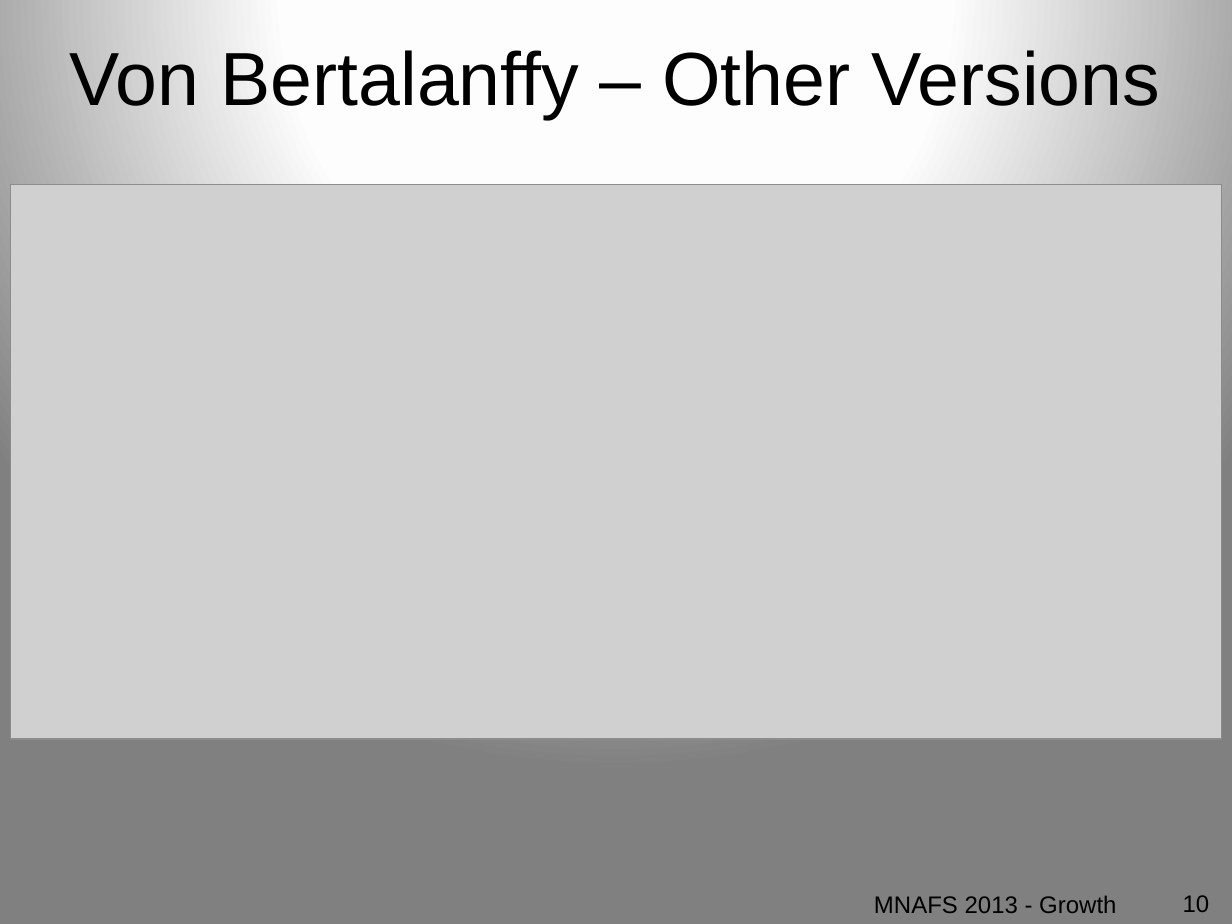
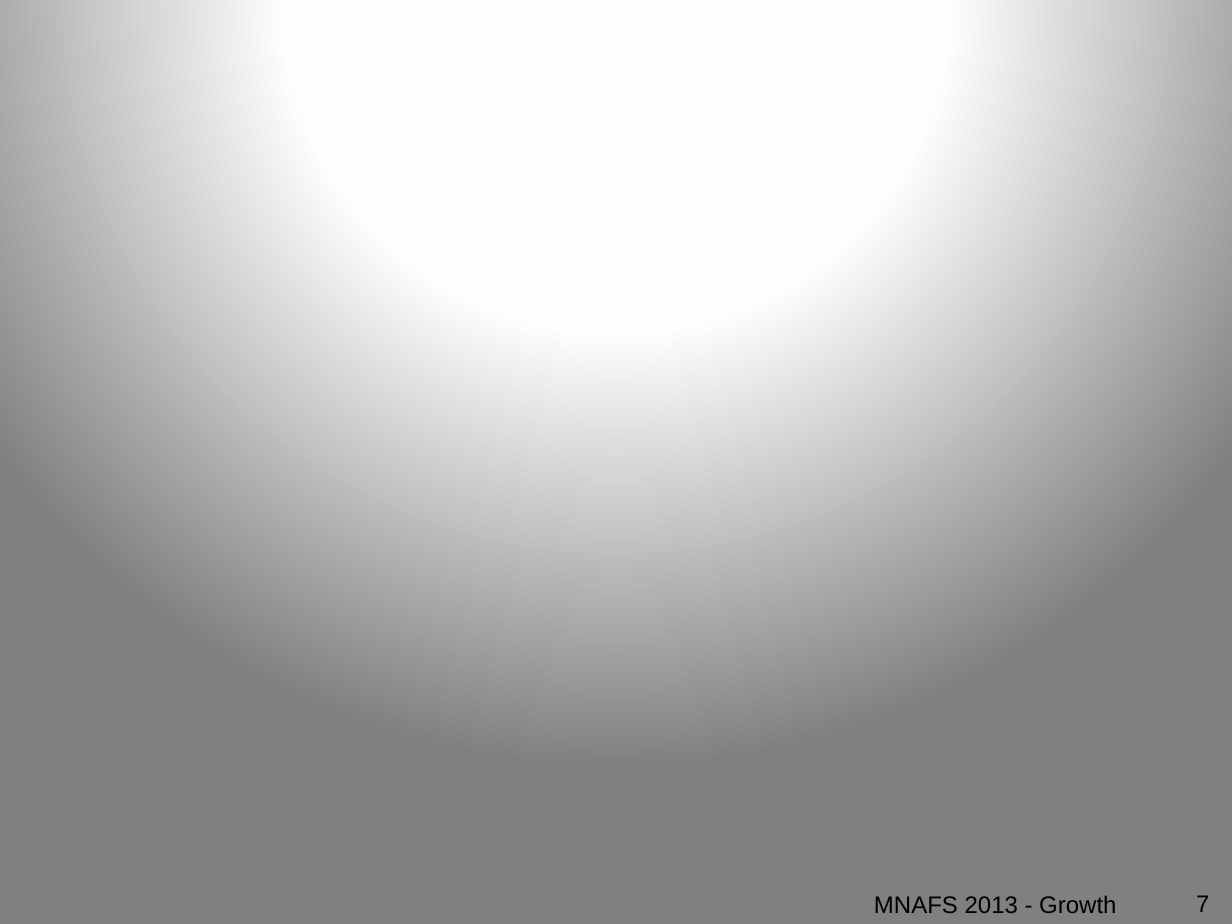
Before and after one commit to droglenc/AFSPortland2015, a slide deck: slide 7 of Slides/04_Growth.pptx (slide 10 before the commit). Drawn at 1232x924 pixels with LibreOffice and Linux fonts; fonts in the diff are those of the drawing; grey boxes stand for pictures. Boxes give left, top, right and bottom in pixels: in the first picture for what was removed or moved away, otherwise in the second. Text is boxed around its words. In the diff, an @@ line names an element or a change of style, - is before the commit and + after.

```diff
--- a/Slides/04_Growth.pptx
+++ b/Slides/04_Growth.pptx
@@ title removed at (70,50,1160,119) @@
-Von Bertalanffy – Other Versions
@@ picture removed at (10,185,1221,739) @@
@@ page number at (1196,895,1209,912): text changed @@
-10
+7
```
Also in this commit, not shown: 1 other slide changed, 8 other files.
